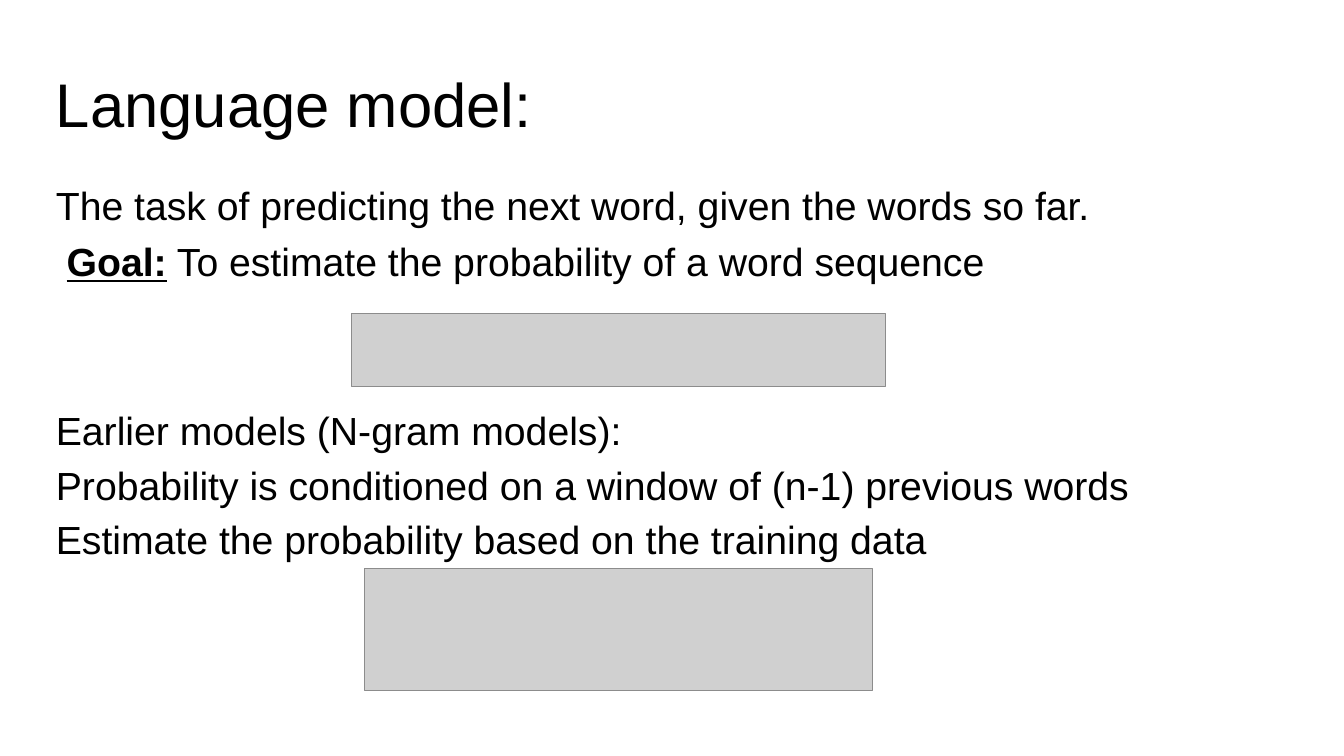
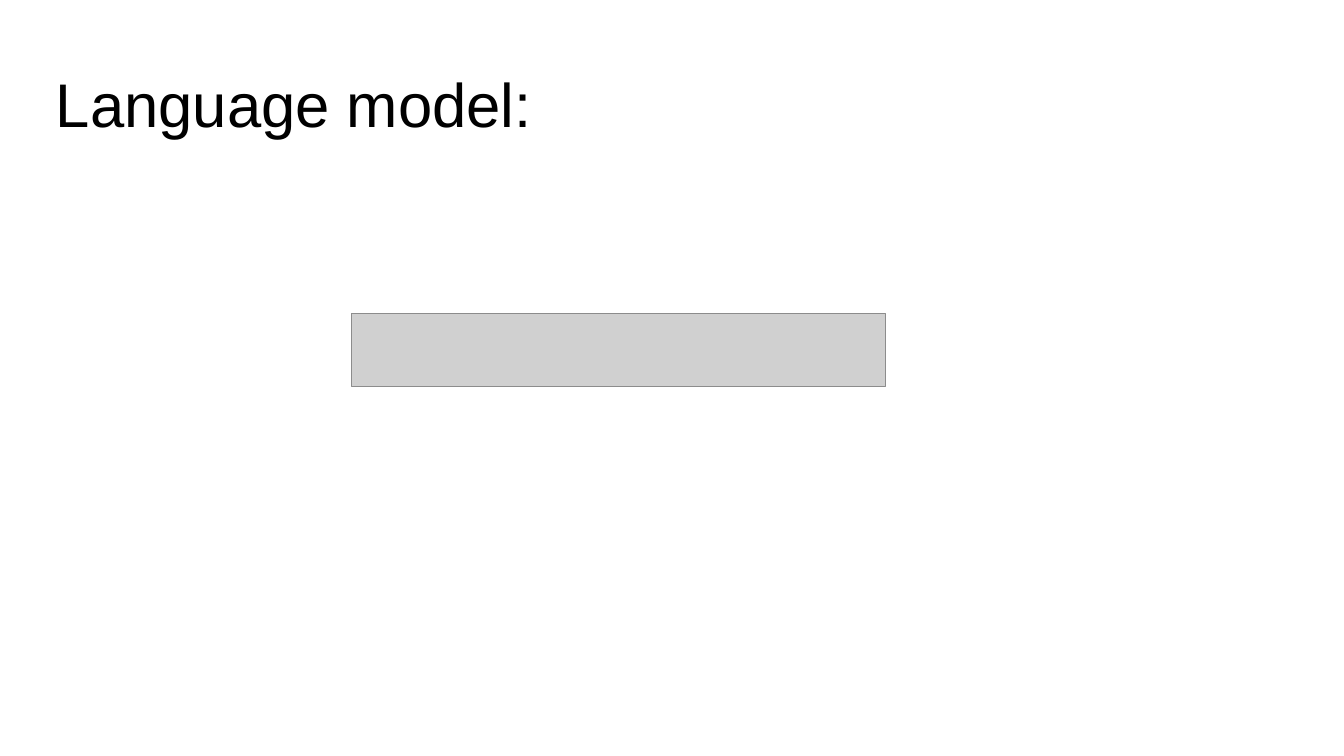
Before and after one commit to DSAISummerCamp/dscamp_public, a slide deck: slide 7 of NLP 2/nlp2.pptx. Drawn at 1344x756 pixels with LibreOffice and Linux fonts; fonts in the diff are those of the drawing; grey boxes stand for pictures. Boxes give left, top, right and bottom in pixels: in the first picture for what was removed or moved away, otherwise in the second. Text is boxed around its words. In the diff, an @@ line names an element or a change of style, - is before the commit and + after.

```diff
--- a/NLP 2/nlp2.pptx
+++ b/NLP 2/nlp2.pptx
@@ text removed at (x1=56, y1=191, x2=1128, y2=562) @@
-The task of predicting the next word, given the words so far.
-Goal: To estimate the probability of a word sequence
-Earlier models (N-gram models):
-Probability is conditioned on a window of (n-1) previous words
-Estimate the probability based on the training data
@@ picture removed at (x1=365, y1=569, x2=872, y2=691) @@
```
Also in this commit, not shown: 2 other slides changed, 1 slide added.
